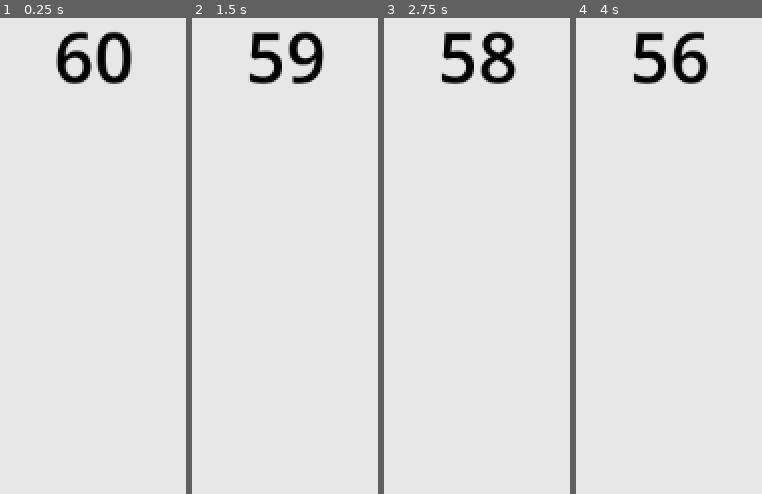
Above: before the commit, frames 1-4 (left to right).
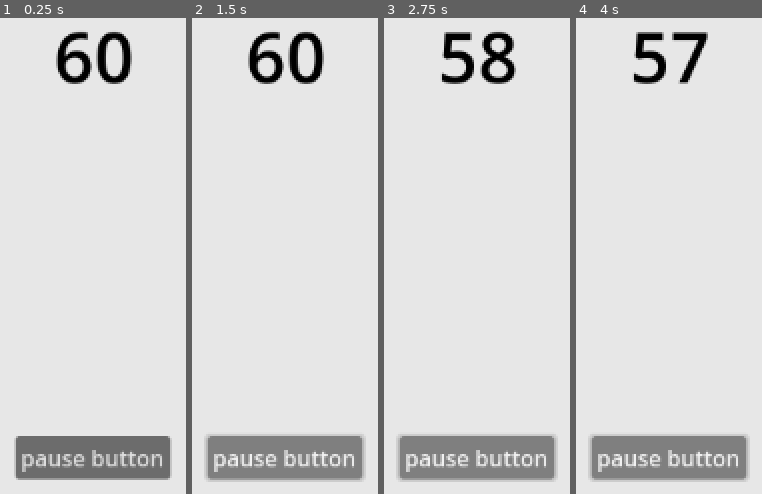
Above: after the commit, the same moments.

Repository: callumrann/study-app
Game: Godot game, scene res://scenes/main.tscn
Two runs of this game, one before a commit and one after it. Both use one fixed random seed, a clock stepped at 60 frames per second and the inputs below.
Inputs (mouse positions are in pixels of both pictures, inside the frame that each line leads up to):
- Up to frame 1 (0.25 s): no input
- Up to frame 2 (1.5 s): click (285, 455) at 0.5 s, where only the run after the commit has a clickable "pause button"
- Up to frame 3 (2.75 s): no input
- Up to frame 4 (4 s): no input

The runs differ from the first frame. In frame 1, 7.5% of the frame differs, in the area x 7-93%, y 87-98%; in frame 2, 9.6%, in the area x 7-93%, y 2-98%; in frame 3, 7.9%; in frame 4, 9.4%.

Commit message:
feat: add pause button

Diff:
--- a/scenes/main.tscn
+++ b/scenes/main.tscn
@@ -39,6 +39,21 @@
 metadata/_edit_use_anchors_ = true
 
 [node name="Timer" type="Timer" parent="."]
-autostart = true
+
+[node name="Button" type="Button" parent="."]
+layout_mode = 1
+anchors_preset = 8
+anchor_left = 0.5
+anchor_top = 0.5
+anchor_right = 0.5
+anchor_bottom = 0.5
+offset_left = -56.0
+offset_top = -15.5
+offset_right = 56.0
+offset_bottom = 15.5
+grow_horizontal = 2
+grow_vertical = 2
+text = "pause button"
 
 [connection signal="timeout" from="Timer" to="TimerText" method="_on_timer_timeout"]
+[connection signal="button_up" from="Button" to="TimerText" method="_on_button_button_up"]
--- a/scripts/timer_text.gd
+++ b/scripts/timer_text.gd
@@ -3,6 +3,8 @@
 @onready var timer: Timer = $"../Timer"
 
 var time: int = 60
+
+var time_paused: bool = true
 
 func _ready() -> void:
 	_update_timer_text()
@@ -17,3 +19,10 @@
 
 func _update_timer_text() -> void:
 	self.text = str(time)
+
+func _on_button_button_up() -> void:
+	time_paused = !time_paused
+	if time_paused:
+		timer.stop()
+	else:
+		timer.start()
